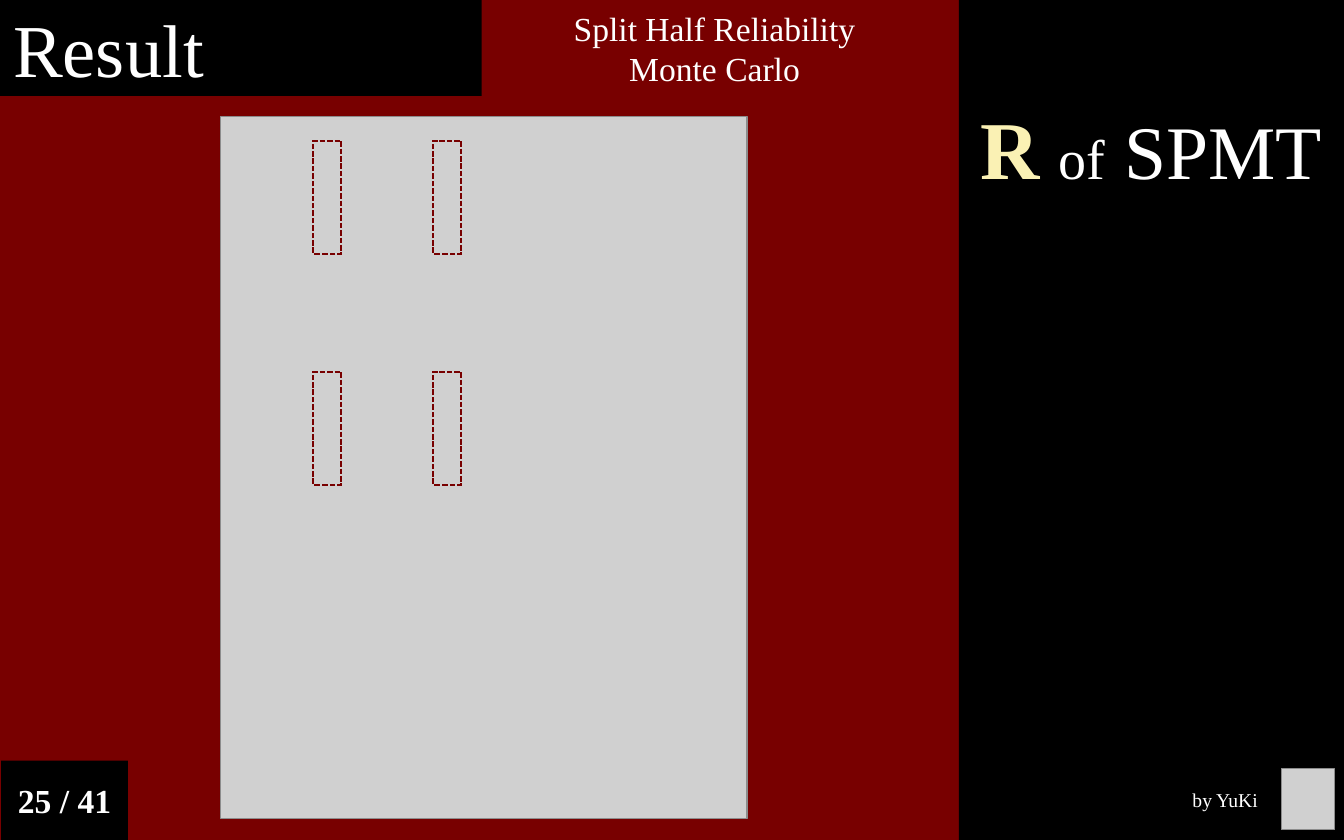
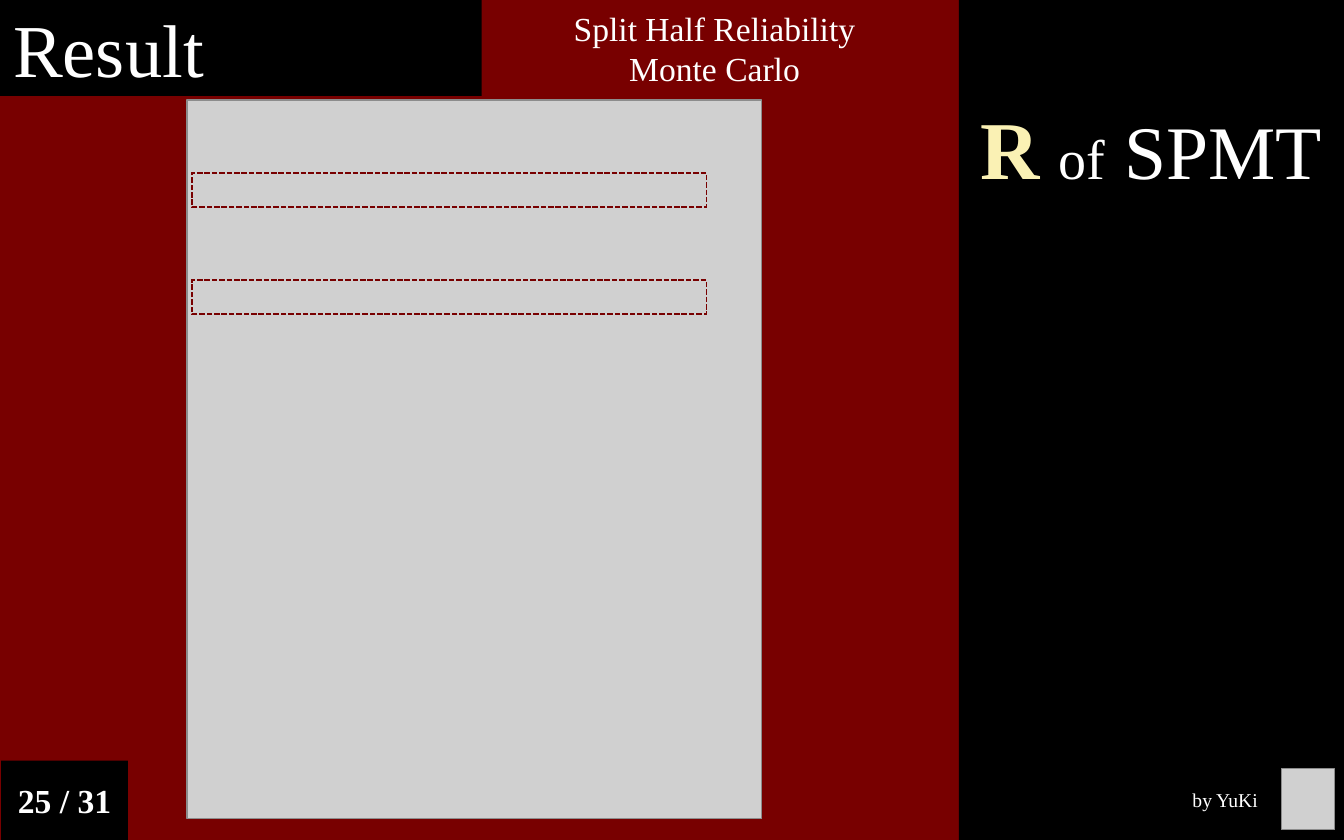
Before and after one commit to Chuan-Peng-Lab/ReliabilitySPE, a slide deck: slide 26 of 6_Reports/6_2_Phase_2/End_Semester_Report.pptx. Drawn at 1344x840 pixels with LibreOffice and Linux fonts; fonts in the diff are those of the drawing; grey boxes stand for pictures. Boxes give left, top, right and bottom in pixels: in the first picture for what was removed or moved away, otherwise in the second. Text is boxed around its words. In the diff, an @@ line names an element or a change of style, - is before the commit and + after.

```diff
--- a/6_Reports/6_2_Phase_2/End_Semester_Report.pptx
+++ b/6_Reports/6_2_Phase_2/End_Semester_Report.pptx
@@ picture: place and size @@
-picture at [220, 117, 747, 818]
+picture at [187, 99, 762, 818]
@@ rectangle removed at [433, 141, 461, 254] @@
@@ rectangle: place and size @@
-rectangle at [313, 141, 341, 254]
+rectangle at [192, 173, 707, 207]
@@ rectangle added at [192, 280, 707, 313], outline #780000 1 pt dashed @@
@@ rectangle removed at [313, 372, 341, 485] @@
@@ rectangle removed at [433, 372, 461, 485] @@
@@ text in rectangle at [18, 790, 112, 814]: text changed @@
-25 / 41
+25 / 31
```
Also in this commit, not shown: 33 other slides changed, 8 slides removed, 2 other files.
